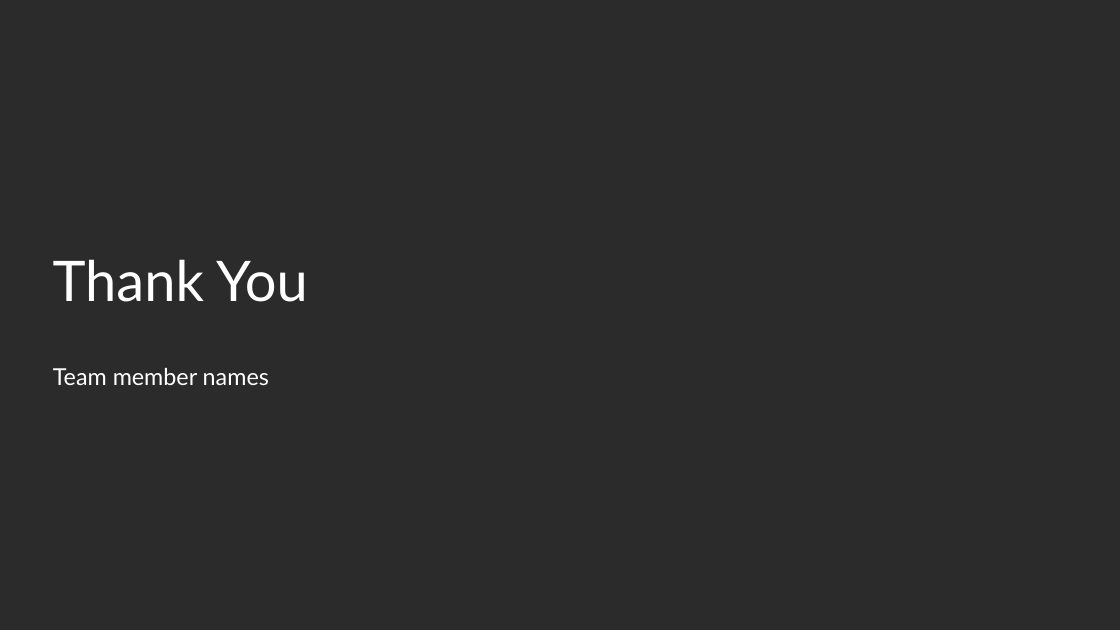
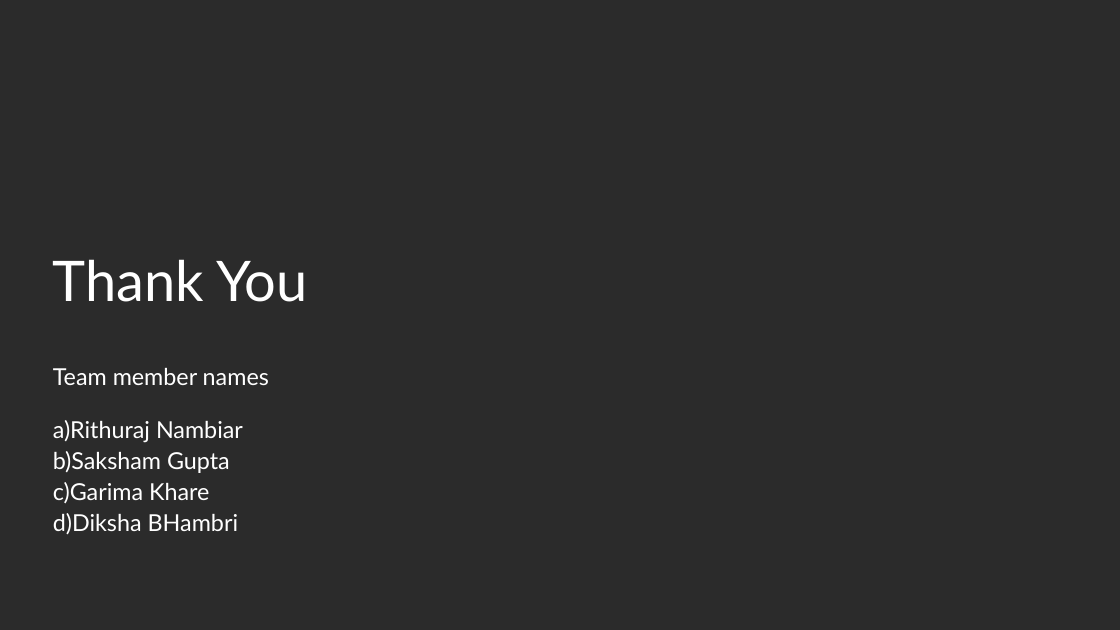
Before and after one commit to dikshabhambri/paycheck, a slide deck: slide 9 of idea/BOB_template.pptx. Drawn at 1120x630 pixels with LibreOffice and Linux fonts; fonts in the diff are those of the drawing; background and template pictures are left out; a plain dark background stands for a picture behind light text. Boxes give left, top, right and bottom in pixels: in the first picture for what was removed or moved away, otherwise in the second. Text is boxed around its words. In the diff, an @@ line names an element or a change of style, - is before the commit and + after.

Commit message:
updated pptx

```diff
--- a/idea/BOB_template.pptx
+++ b/idea/BOB_template.pptx
@@ subtitle at [53, 420, 243, 535]: paragraphs added @@
+a) Rithuraj Nambiar
+b) Saksham Gupta
+c) Garima Khare
+d) Diksha BHambri
```
